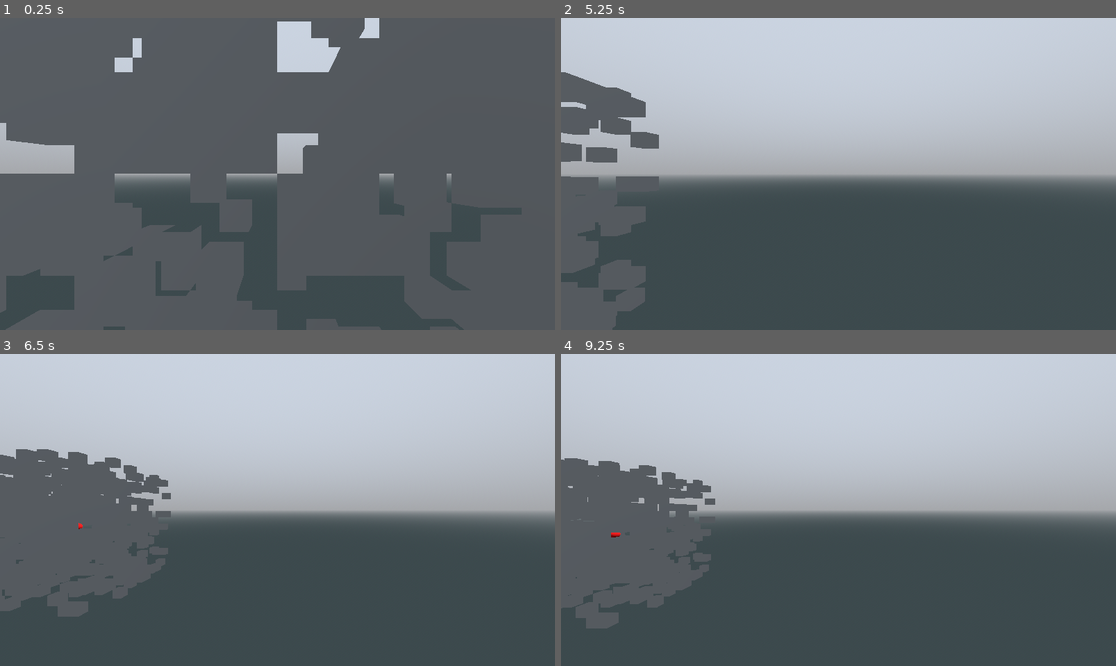
Above: before the commit, frames 1-4 (two rows, left to right).
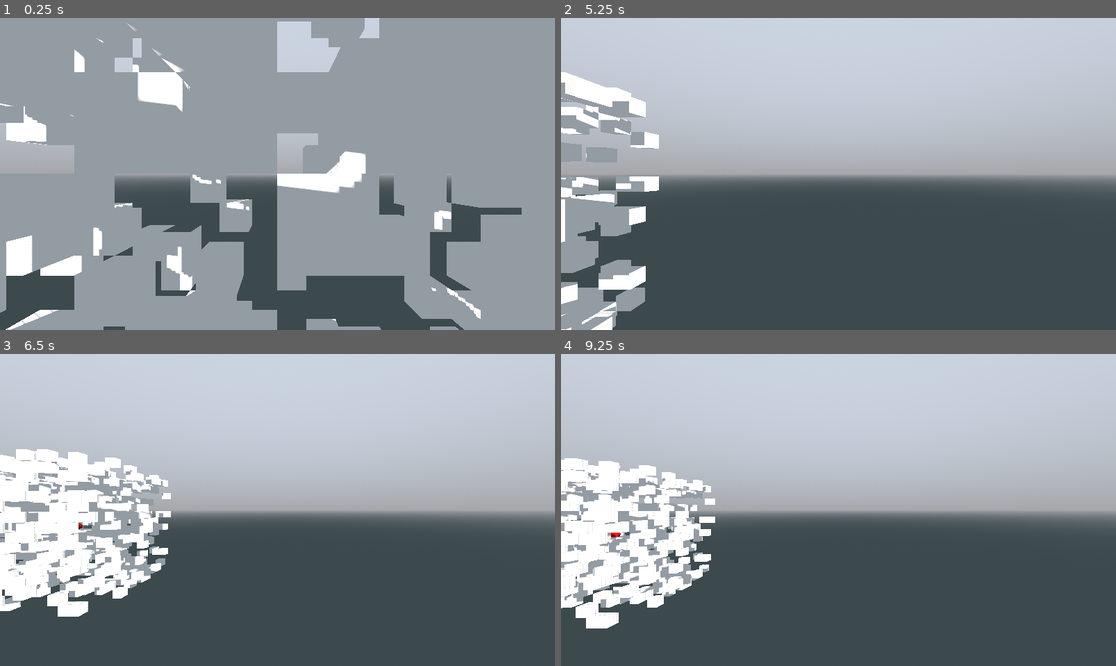
Above: after the commit, the same moments.

Repository: pixerhp/Hatchetflair
Game: Godot game, scene res://topscenes/gameplay_topscene.tscn
The game is run twice, just before and just after one commit, with the same random seed, the same clock (stepped at 60 frames per second) and the same inputs.
Inputs (mouse positions are in pixels of both pictures, inside the frame that each line leads up to):
- Up to frame 1 (0.25 s): no input
- Up to frame 2 (5.25 s): move the mouse to (960, 158) at 0.52 s; hold D (move_right) 0.53-1.28 s; hold Shift (speed_faster) 0.53-1.28 s; click (960, 158) at 0.67 s; move the mouse to (727, 189) at 1.27 s; hold S (move_backwards) 1.28-2.03 s; tap Ctrl (speed_slower) at 1.35, 2.85, 4.35 s; tap Enter at 2, 3.5, 5 s; move the mouse to (894, 105) at 2.02 s; hold D (move_right) 2.03-2.78 s; hold Shift (speed_faster) 2.03-2.78 s; tap Space (move_jump_up) at 2.75, 4.25 s; move the mouse to (810, 236) at 2.77 s; hold W (move_forwards) 2.78-3.53 s; click (810, 236) at 2.92 s; move the mouse to (1005, 220) at 3.52 s; hold Shift (speed_faster) 3.53-4.28 s; hold A (move_left) 3.53-5.03 s; move the mouse to (672, 127) at 4.27 s; move the mouse to (866, 174) at 5.02 s; hold S (move_backwards) from 5.03 s (still down); hold Shift (speed_faster) from 5.03 s (still down); click (866, 174) at 5.17 s
- Up to frame 3 (6.5 s): move the mouse to (194, 432) at 5.77 s; release S (move_backwards) at 5.78 s; release Shift (speed_faster) at 5.78 s; hold D (move_right) from 5.78 s (still down); tap Ctrl (speed_slower) at 5.85 s
- Up to frame 4 (9.25 s): move the mouse to (960, 494) at 6.52 s; release D (move_right) at 6.53 s; hold W (move_forwards) 6.53-7.28 s; hold Shift (speed_faster) 6.53-7.28 s; move the mouse to (727, 525) at 7.27 s; hold D (move_right) 7.28-8.03 s; tap Ctrl (speed_slower) at 7.35, 8.85 s; click (727, 525) at 7.42 s; tap Space (move_jump_up) at 8 s; move the mouse to (894, 441) at 8.02 s; hold S (move_backwards) 8.03-8.78 s; hold Shift (speed_faster) 8.03-8.78 s; move the mouse to (810, 572) at 8.77 s; hold A (move_left) from 8.78 s (still down)

The runs differ from the first frame. In frame 1, 83% of the frame differs, in the area x 0-100%, y 0-100%; in frame 2, 8.2%; in frame 3, 12%; in frame 4, 11%.

Commit message:
Revise sun lighting to help visualize cubes

Diff:
--- /dev/null
+++ b/scripts/sun.gd
@@ -0,0 +1,5 @@
+extends Node
+
+
+func _process(delta):
+	self.rotation.y += 0.1 * delta
--- a/scripts/tchunks_manager.gd
+++ b/scripts/tchunks_manager.gd
@@ -84,6 +84,9 @@
 			Mesh.PRIMITIVE_TRIANGLES,
 			mesh_surface,
 		)
+		var test_mat: StandardMaterial3D = StandardMaterial3D.new()
+		test_mat.albedo_color = Color.WHITE
+		array_mesh.surface_set_material(0, test_mat)
 		mesh_instance_node.mesh = array_mesh
 
 	func mesh_tess_cube(
--- a/topscenes/gameplay_topscene.tscn
+++ b/topscenes/gameplay_topscene.tscn
@@ -1,6 +1,7 @@
-[gd_scene load_steps=8 format=3 uid="uid://caemtw2ni7cl6"]
+[gd_scene load_steps=9 format=3 uid="uid://caemtw2ni7cl6"]
 
 [ext_resource type="Script" uid="uid://dprqbtapra60j" path="res://scripts/flycam.gd" id="1_3dqie"]
+[ext_resource type="Script" uid="uid://cspicyqlp7atk" path="res://scripts/sun.gd" id="1_08y4y"]
 [ext_resource type="Script" uid="uid://cgeksujr8ktbf" path="res://scripts/tchunks_manager.gd" id="2_yy87l"]
 
 [sub_resource type="ProceduralSkyMaterial" id="ProceduralSkyMaterial_hoxm8"]
@@ -25,7 +26,10 @@
 environment = SubResource("Environment_yy87l")
 
 [node name="DirectionalLight3D" type="DirectionalLight3D" parent="WorldEnvironment"]
-transform = Transform3D(-4.37114e-08, -0.841511, 0.54024, 0, 0.54024, 0.841511, -1, 3.67836e-08, -2.36147e-08, 0, 0, 0)
+transform = Transform3D(0.866025, 0.1235, -0.484508, 0, 0.969016, 0.246999, 0.5, -0.213907, 0.839192, 0, 0, 0)
+light_color = Color(1, 0.937667, 0.83, 1)
+shadow_enabled = true
+script = ExtResource("1_08y4y")
 
 [node name="FlyCam" type="Camera3D" parent="."]
 unique_name_in_owner = true
Not shown, added: scripts/sun.gd.uid
